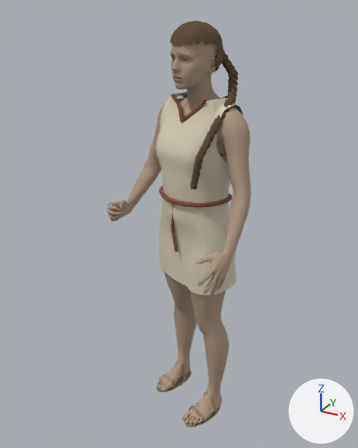
Renders of the Blender file art_studies/starter-derivatives-v01/blender/female-bound-motion.blend from each side of a commit.
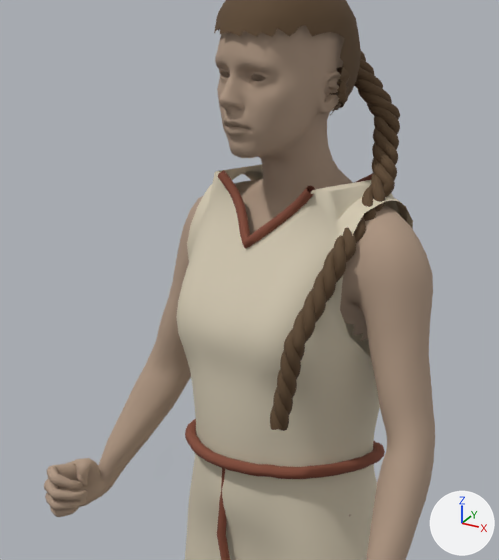
Each version appears first whole from a 50 mm lens placed at (0.893, -1.794, 1.781), pointed at (-0.037, -0.103, 0.935), and next in a close-up on the part from 25% to 77% of the width and 7% to 53% of the height. The axes (+X, +Y, +Z) are drawn at lower right. The lights are the same throughout. The older version's two pictures come first.

Names of what the first close-up shows: 'MH_female_Body', 'player-female_braid_strand_0', 'player-female_braid_strand_1', 'player-female_braid_strand_2', 'player-female_hair_scalp', 'player-female_linen_single_shell', 'player-female_neck_binding_-1', 'player-female_waist_cord' and 2 more.
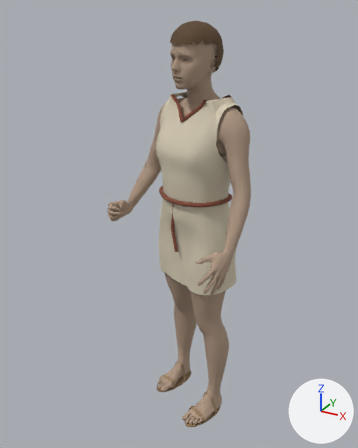
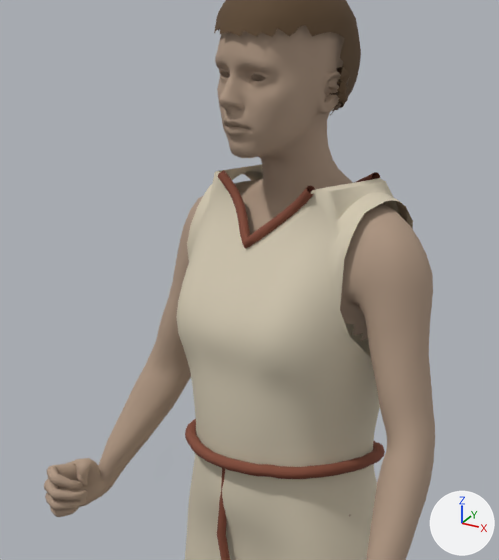
What differs and where, as boxes [x1, y1, x2, y2] in the close-ups (499 x 560 px):
'player-female_braid_strand_2', deleted
    before: [273, 59, 400, 431]
'player-female_braid_strand_1', deleted
    before: [270, 67, 400, 430]
'player-female_braid_strand_0', deleted
    before: [277, 51, 399, 416]

Patch to the scene script:
```diff
--- a/art_studies/starter-derivatives-v01/blender/female-bound-motion.blend.py
+++ b/art_studies/starter-derivatives-v01/blender/female-bound-motion.blend.py
@@ ob_player_female_braid_strand_0 @@
-ob_player_female_braid_strand_0 = bpy.data.objects.new('player-female_braid_strand_0', cu_player_female_braid_strand_0)
-ob_player_female_braid_strand_0.location = (0.0, 0.0, 0.0)
@@ ob_player_female_braid_strand_1 @@
-ob_player_female_braid_strand_1 = bpy.data.objects.new('player-female_braid_strand_1', cu_player_female_braid_strand_1)
-ob_player_female_braid_strand_1.location = (0.0, 0.0, 0.0)
@@ ob_player_female_braid_strand_2 @@
-ob_player_female_braid_strand_2 = bpy.data.objects.new('player-female_braid_strand_2', cu_player_female_braid_strand_2)
-ob_player_female_braid_strand_2.location = (0.0, 0.0, 0.0)
```
